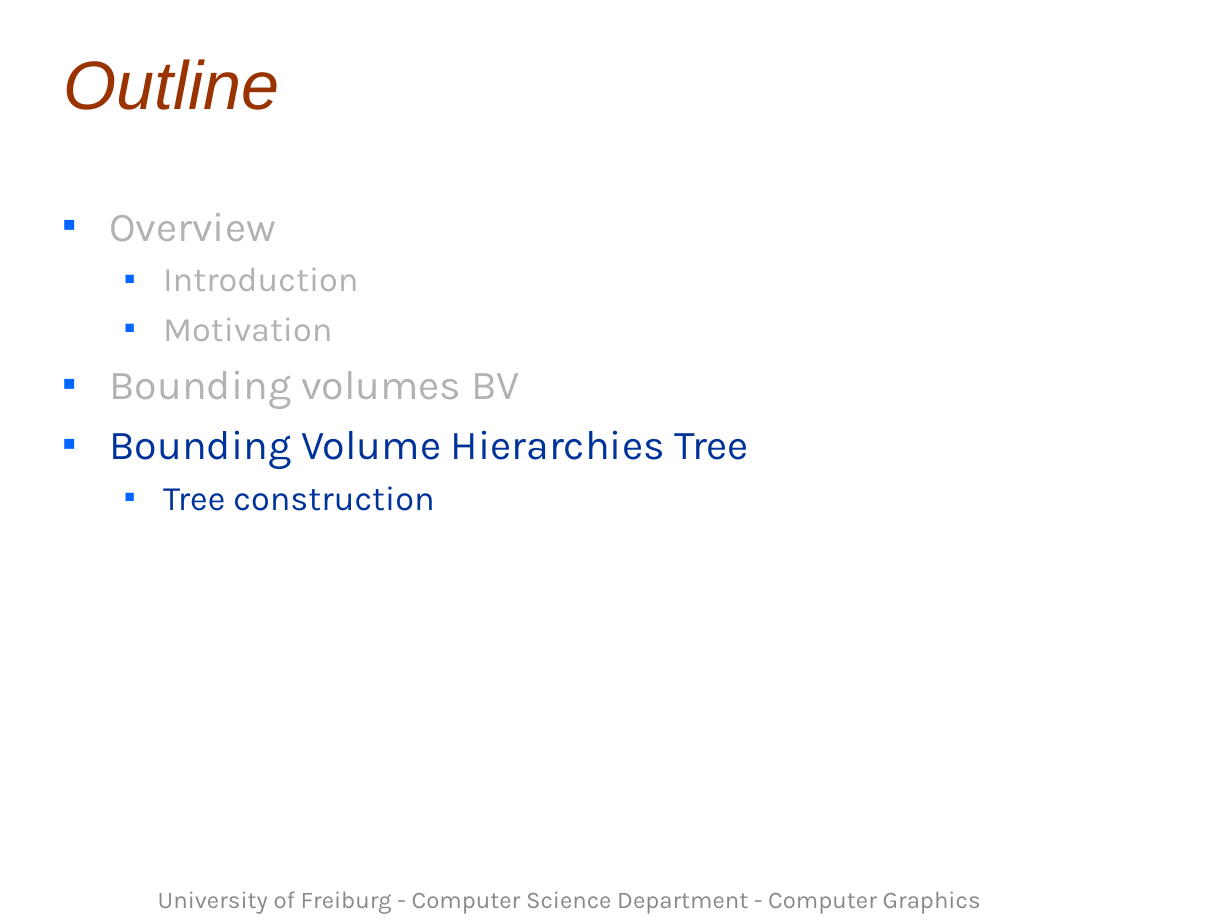
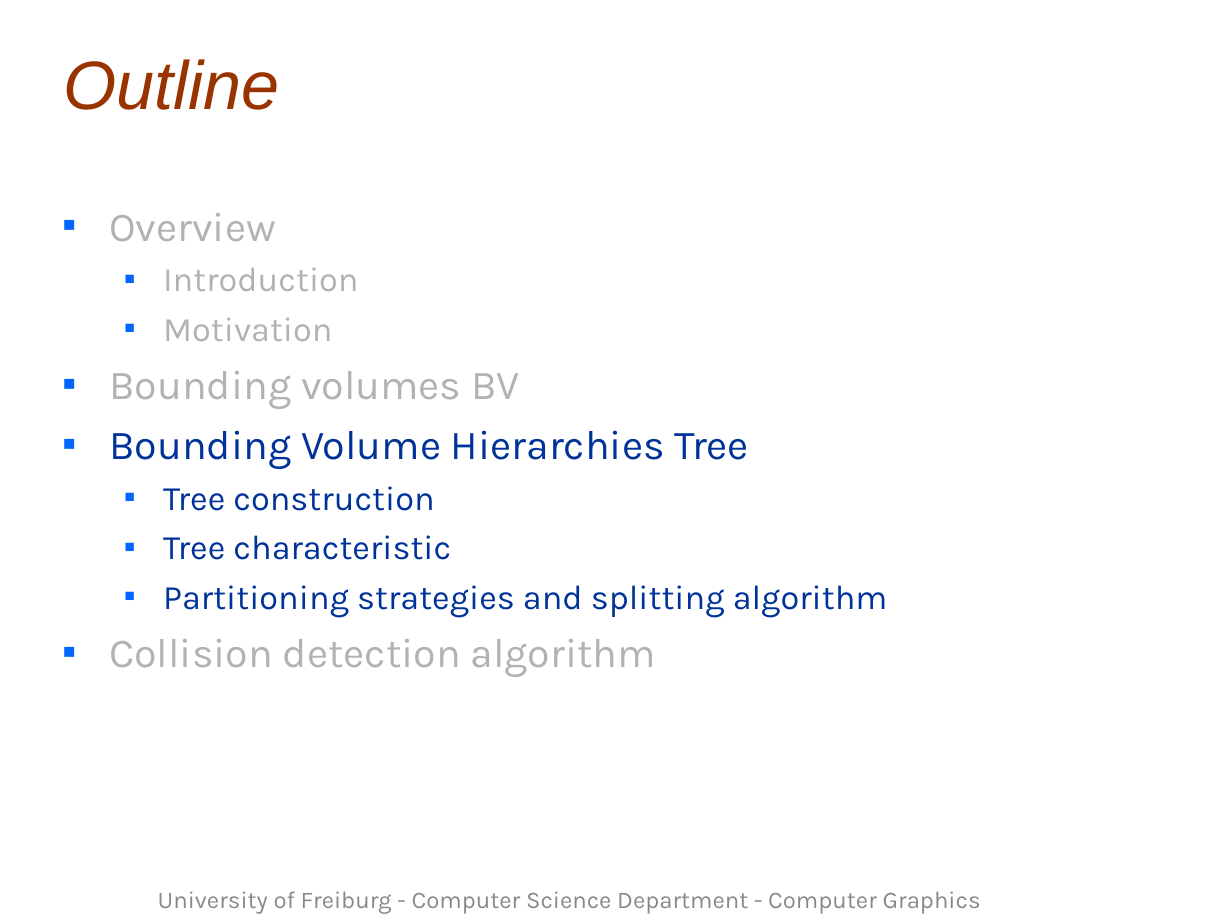
Before and after one commit to Alhajras/Raytracer, a slide deck: slide 11 of Seminar/template (1).ppt. Drawn at 1232x924 pixels with LibreOffice and Linux fonts; fonts in the diff are those of the drawing; background and template pictures are left out. Boxes give left, top, right and bottom in pixels: in the first picture for what was removed or moved away, otherwise in the second. Text is boxed around its words. In the diff, an @@ line names an element or a change of style, - is before the commit and + after.

```diff
--- a/Seminar/template (1).ppt
+++ b/Seminar/template (1).ppt
@@ text at (x1=109, y1=535, x2=888, y2=677): paragraphs added @@
+  ■ Tree characteristic
+  ■ Partitioning strategies and splitting algorithm
+■ Collision detection algorithm
```
Also in this commit, not shown: 10 other slides changed, 3 slides added.
